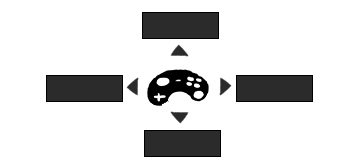
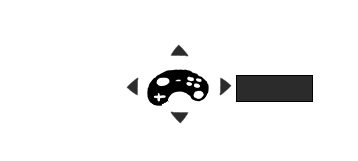
Two versions of the same layered image (358x161). Layer-by-layer changes:
hid "leftBox" over [46, 75, 123, 102]
hid "downBox" over [144, 130, 221, 157]
hid "upBox" over [142, 12, 219, 39]
